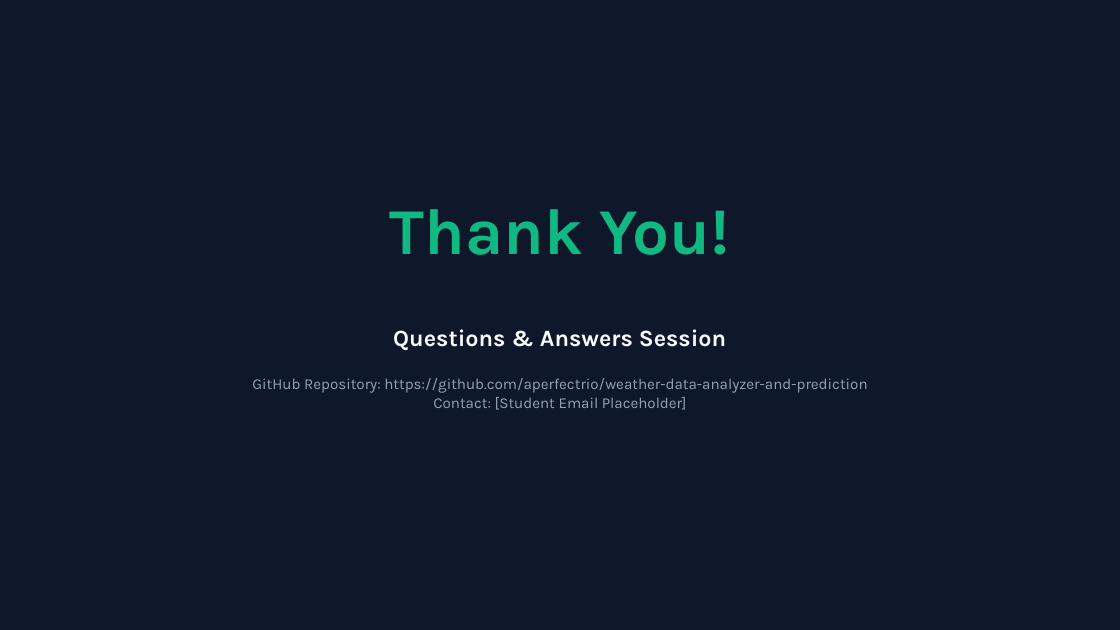
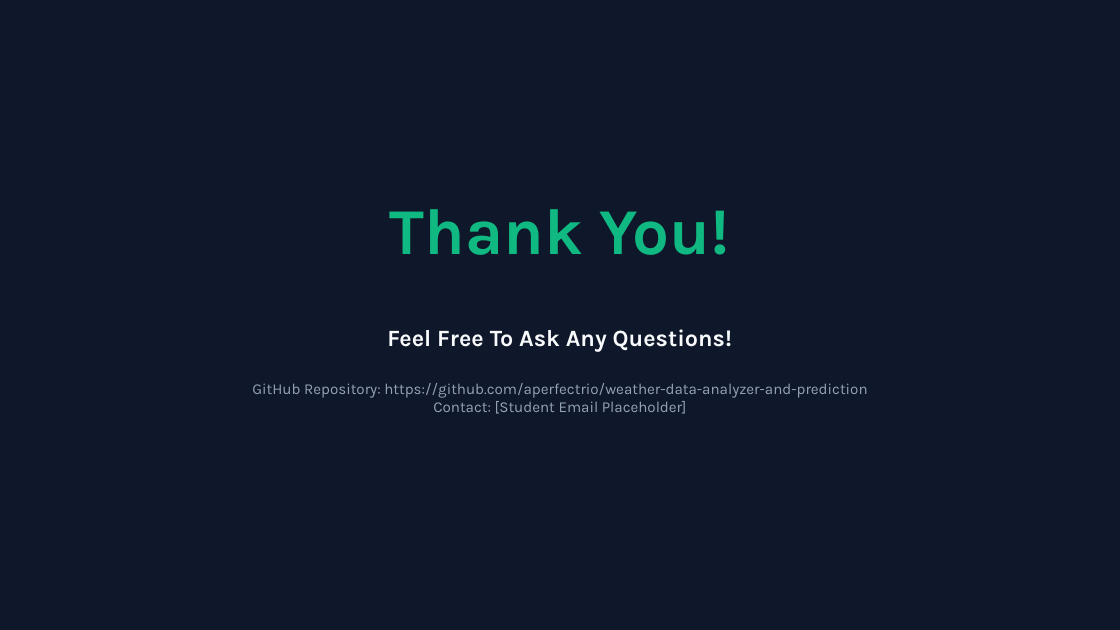
Before and after one commit to aperfectrio/weather-data-analyzer-and-prediction, a slide deck: slide 14 of Weather_Data_Analyzer_Presentation.pptx. Drawn at 1120x630 pixels with LibreOffice and Linux fonts; fonts in the diff are those of the drawing. Boxes give left, top, right and bottom in pixels: in the first picture for what was removed or moved away, otherwise in the second. Text is boxed around its words. In the diff, an @@ line names an element or a change of style, - is before the commit and + after.

Commit message:
Refactor presentation slide deck to match NIDS layout style

```diff
--- a/Weather_Data_Analyzer_Presentation.pptx
+++ b/Weather_Data_Analyzer_Presentation.pptx
@@ text at bbox=[387, 329, 732, 352]: text changed @@
-Questions & Answers Session
+Feel Free To Ask Any Questions!
@@ text at bbox=[252, 383, 867, 414]: more space between paragraphs @@
```
Also in this commit, not shown: 9 other slides changed, 4 slides added, 4 slides removed.
